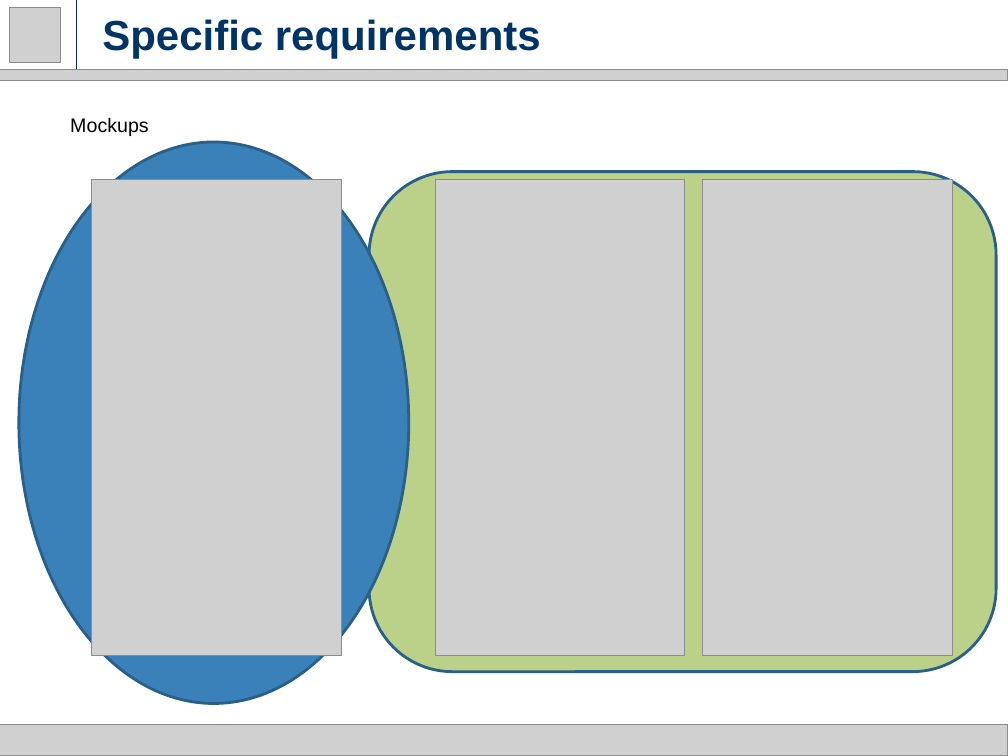
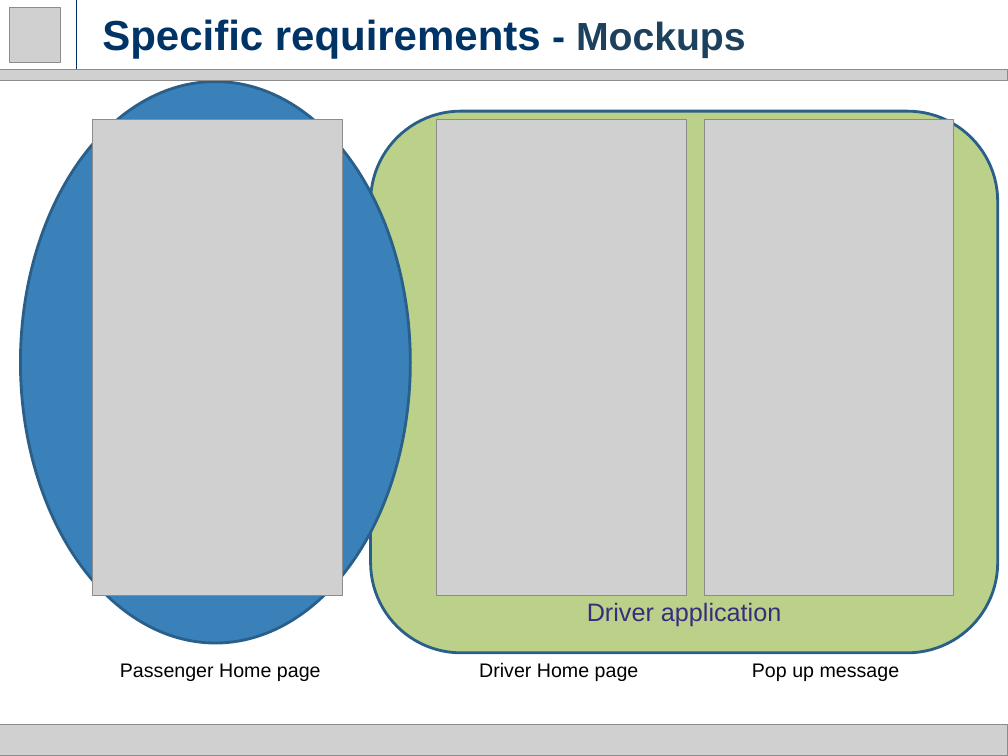
Before and after one commit to milica13629/SW2015, a slide deck: slide 10 of RASD.pptx (slide 9 before the commit). Drawn at 1008x756 pixels with LibreOffice and Linux fonts; fonts in the diff are those of the drawing; grey boxes stand for pictures. Boxes give left, top, right and bottom in pixels: in the first picture for what was removed or moved away, otherwise in the second. Text is boxed around its words. In the diff, an @@ line names an element or a change of style, - is before the commit and + after.

Commit message:
Ppt added

```diff
--- a/RASD.pptx
+++ b/RASD.pptx
@@ title at bbox=[102, 19, 746, 59]: text changed @@
-Specific requirements
+Specific requirements - Mockups
@@ 3 pictures, 1 ellipse: place and size @@
-3 pictures, 1 ellipse at bbox=[19, 142, 953, 704]
+3 pictures, 1 ellipse at bbox=[20, 82, 954, 643]
@@ text removed at bbox=[70, 117, 149, 136] @@
-Mockups
@@ rounded rectangle "Driver application": place and size @@
-rounded rectangle "Driver application" at bbox=[369, 171, 996, 671]
+rounded rectangle "Driver application" at bbox=[371, 111, 998, 652]
@@ text in rounded rectangle at bbox=[587, 602, 781, 626]: text added @@
+Driver application
@@ text added at bbox=[120, 663, 321, 681], 14 pt, text #000000 @@
+Passenger Home page
@@ text added at bbox=[479, 662, 639, 681], 14 pt, text #000000 @@
+Driver Home page
@@ text added at bbox=[752, 663, 900, 681], 14 pt, text #000000 @@
+Pop up message
```
Also in this commit, not shown: 10 other slides changed, 11 slides added, 1 slide removed.
